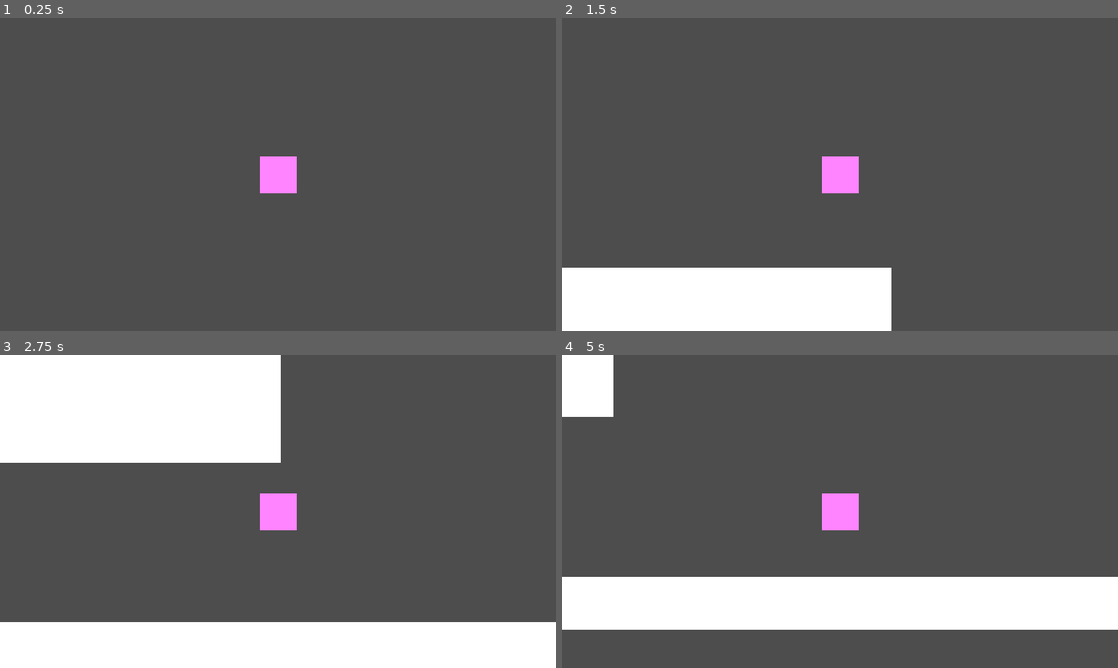
Above: before the commit, frames 1-4 (two rows, left to right).
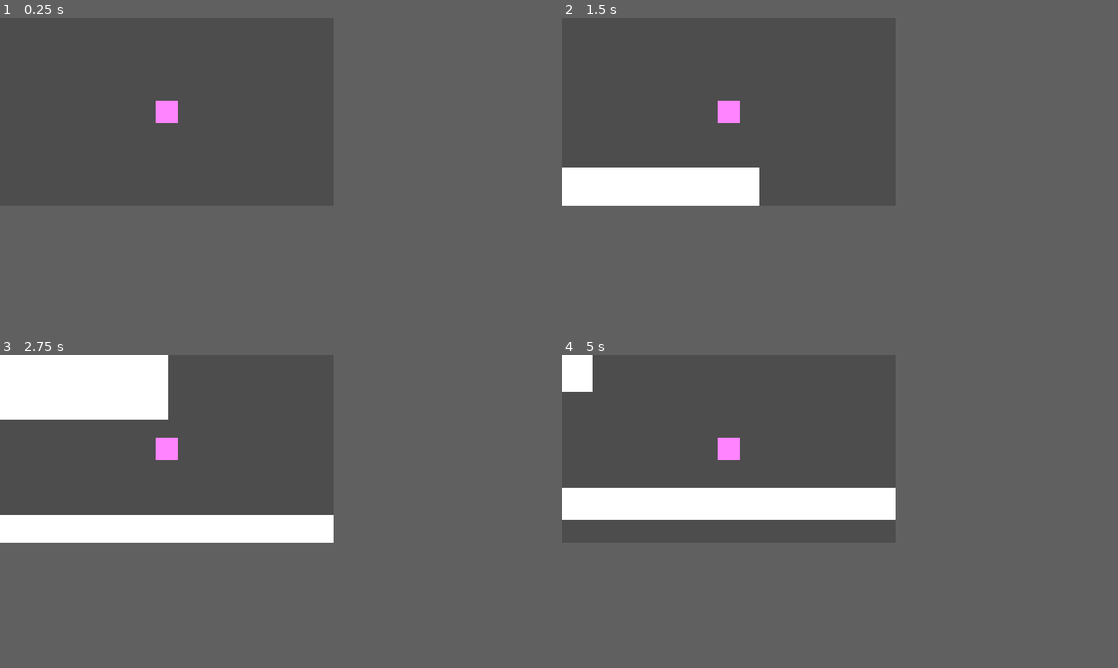
Above: after the commit, the same moments.

Repository: Emizaquel/PirateJam15
Game: Godot game, scene res://scenes/level.tscn
Same seed, same stepped clock (60 frames per second), same inputs: the game is played once before the commit and once after it.
Inputs:
- Up to frame 1 (0.25 s): no input
- Up to frame 2 (1.5 s): tap Enter at 0.5 s; hold D (move_right) from 0.53 s (still down); tap F (dash) at 0.6, 1.35 s; tap Space (jump) at 0.77, 1.25 s
- Up to frame 3 (2.75 s): tap Space (jump) at 1.52 s; release D (move_right) at 2.03 s; hold A (move_left) from 2.03 s (still down); tap F (dash) at 2.1 s
- Up to frame 4 (5 s): release A (move_left) at 2.78 s; hold D (move_right) 2.78-4.28 s; tap F (dash) at 2.85, 3.6, 4.35 s; tap Space (jump) at 3.02, 3.77, 4.52 s; hold A (move_left) from 4.28 s (still down)
The window is 800x450 before the commit and 480x270 after it. Grey fills any space a smaller window leaves; there, only what the larger window draws over its background counts as a difference.

The runs differ from the first frame. In frame 1, 1.1% of the frame differs, in the area x 28-54%, y 26-56%; in frame 2, 17%; in frame 3, 32%, in the area x 0-100%, y 0-100%; in frame 4, 25%.

Commit message:
icon-update

Diff:
--- a/project.godot
+++ b/project.godot
@@ -19,13 +19,15 @@
 
 window/size/viewport_width=480
 window/size/viewport_height=270
-window/size/window_width_override=960
-window/size/window_height_override=540
 window/stretch/mode="viewport"
 
 [layer_names]
 
 2d_physics/layer_17="Shadow"
+
+[dotnet]
+
+project/assembly_name="PirateJam15"
 
 [rendering]
 
